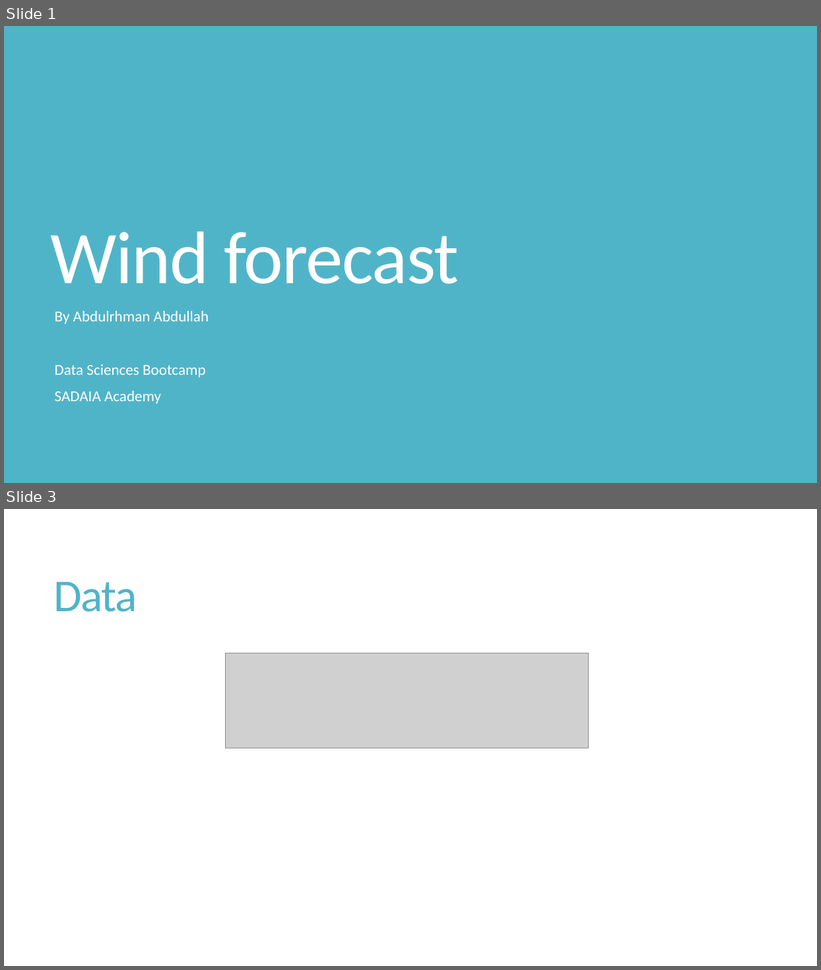
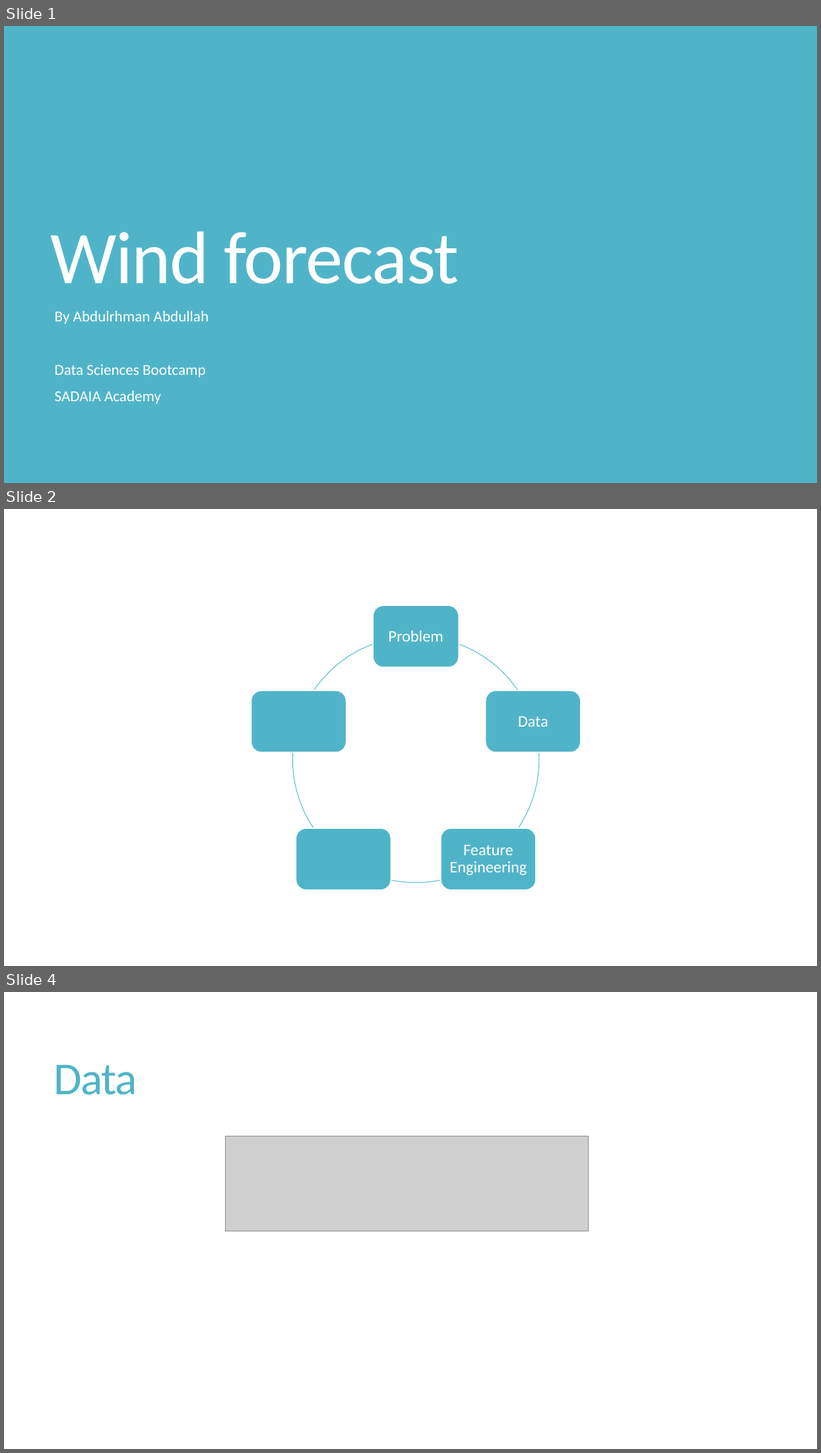
Before and after one commit to shugaibl/T012Project, a slide deck: Pres.pptx. Shown one above the other, each under a label of ours: slides 1 and 3 before the commit, slides 1, 2 and 4 after it; the slides between them are not shown. The pictures are 821x970 and 821x1453 pixels, drawn with LibreOffice and Linux fonts; fonts in the diff are those of the drawing; grey boxes stand for pictures. Boxes give left, top, right and bottom in pixels: in the first picture for what was removed or moved away, otherwise in the second. Text is boxed around its words. In the diff, an @@ line names an element or a change of style, - is before the commit and + after.

```diff
--- a/Pres.pptx
+++ b/Pres.pptx
@@ slide 2 added at <box>4,509,817,966</box>, background #FFFFFF @@
@@ group added at <box>251,605,581,890</box>: 5 rounded rectangles, 5 freeform shapes, 3 texts @@
+Problem
+Data
+Feature Engineering
@@ what was slide 3 is now slide 4 @@
```
Also in this commit, not shown: 1 slide changed, 2 other slides added, 1 slide removed.
